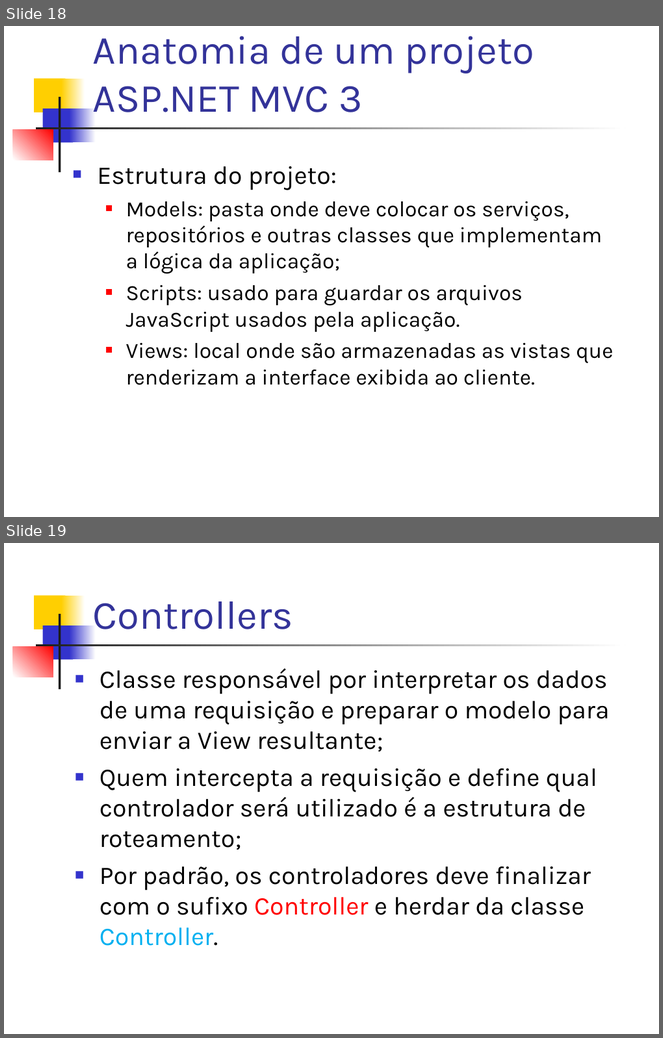
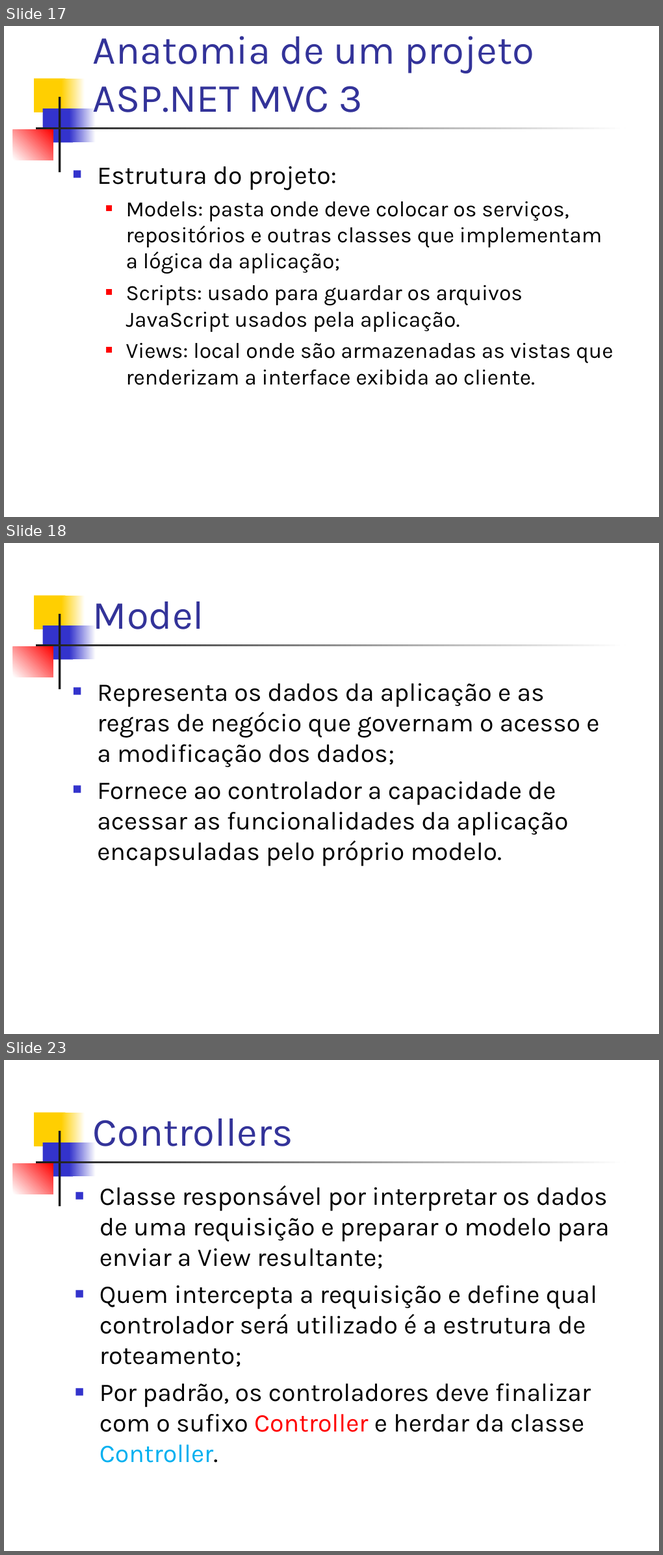
Before and after one commit to dssika/mini-curso-asp-net-mvc3, a slide deck: Slide/Mini Curso.ppt. Shown one above the other, each under a label of ours: slides 18 and 19 before the commit, slides 17, 18 and 23 after it; the slides between them are not shown. The pictures are 663x1038 and 663x1555 pixels, drawn with LibreOffice and Linux fonts; fonts in the diff are those of the drawing. Boxes give left, top, right and bottom in pixels: in the first picture for what was removed or moved away, otherwise in the second. Text is boxed around its words. In the diff, an @@ line names an element or a change of style, - is before the commit and + after.

```diff
--- a/Slide/Mini Curso.ppt
+++ b/Slide/Mini Curso.ppt
@@ slide 18 added at <box>4,543,659,1034</box>, background #FFFFFF; not listed: 7 template elements that a slide beside it also shows @@
@@ title added at <box>93,601,204,629</box>, 44 pt, text #333399 @@
+Model
@@ text added at <box>97,683,599,867</box>, 28 pt, text #000000 @@
+■ Representa os dados da aplicação e as regras de negócio que governam o acesso e a modificação dos dados;
+■ Fornece ao controlador a capacidade de acessar as funcionalidades da aplicação encapsuladas pelo próprio modelo.
@@ what was slide 18 is now slide 17 @@
@@ what was slide 19 is now slide 23 @@
```
Also in this commit, not shown: 1 slide changed, 4 other slides added, 1 slide removed.
